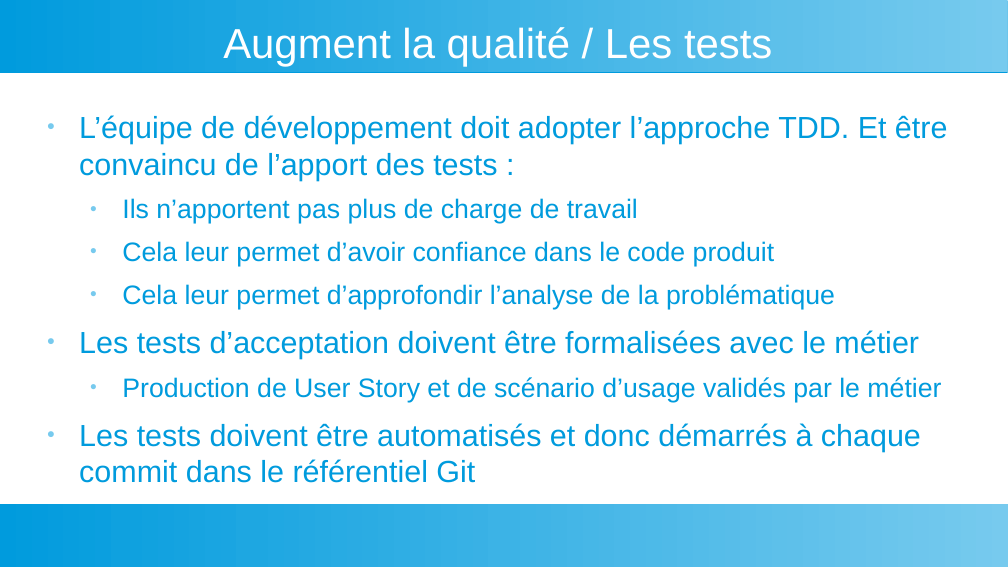
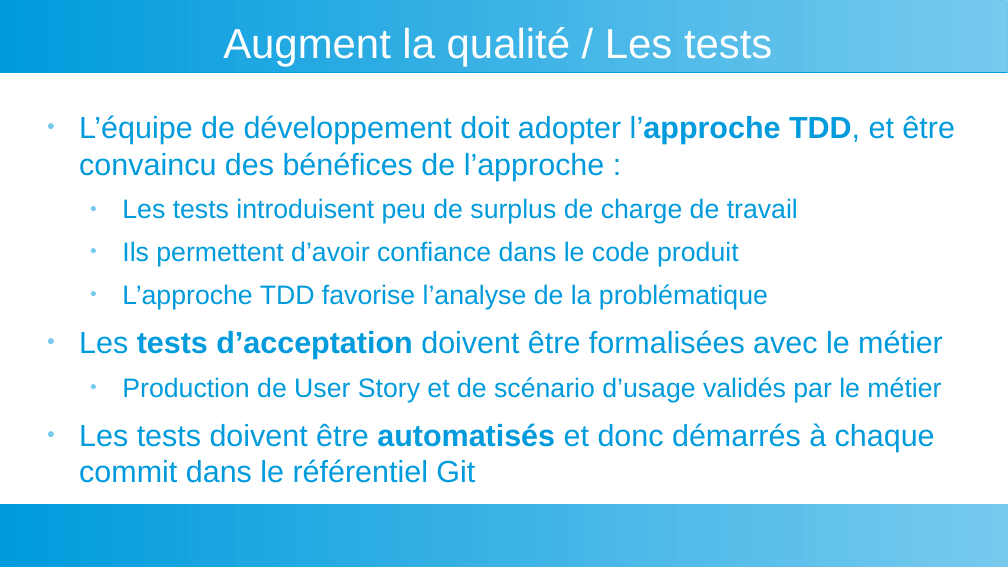
Before and after one commit to dthibau/bceao-cursus, a slide deck: slide 22 of 1_etatdeslieux/RapportAudit.odp. Drawn at 1008x567 pixels with LibreOffice and Linux fonts; fonts in the diff are those of the drawing. Boxes give left, top, right and bottom in pixels: in the first picture for what was removed or moved away, otherwise in the second. Text is boxed around its words. In the diff, an @@ line names an element or a change of style, - is before the commit and + after.

```diff
--- a/1_etatdeslieux/RapportAudit.odp
+++ b/1_etatdeslieux/RapportAudit.odp
@@ text at box(79, 115, 955, 309): text changed @@
-● L’équipe de développement doit adopter l’approche TDD. Et être convaincu de l’apport des tests :
-  ● Ils n’apportent pas plus de charge de travail
-  ● Cela leur permet d’avoir confiance dans le code produit
-  ● Cela leur permet d’approfondir l’analyse de la problématique
+● L’équipe de développement doit adopter l’approche TDD, et être convaincu des bénéfices de l’approche :
+  ● Les tests introduisent peu de surplus de charge de travail
+  ● Ils permettent d’avoir confiance dans le code produit
+  ● L’approche TDD favorise l’analyse de la problématique
@@ text at box(79, 330, 943, 483): bold on in "tests d’acceptation", "automatisés" @@
```
Also in this commit, not shown: 17 other slides changed, 1 other file.
